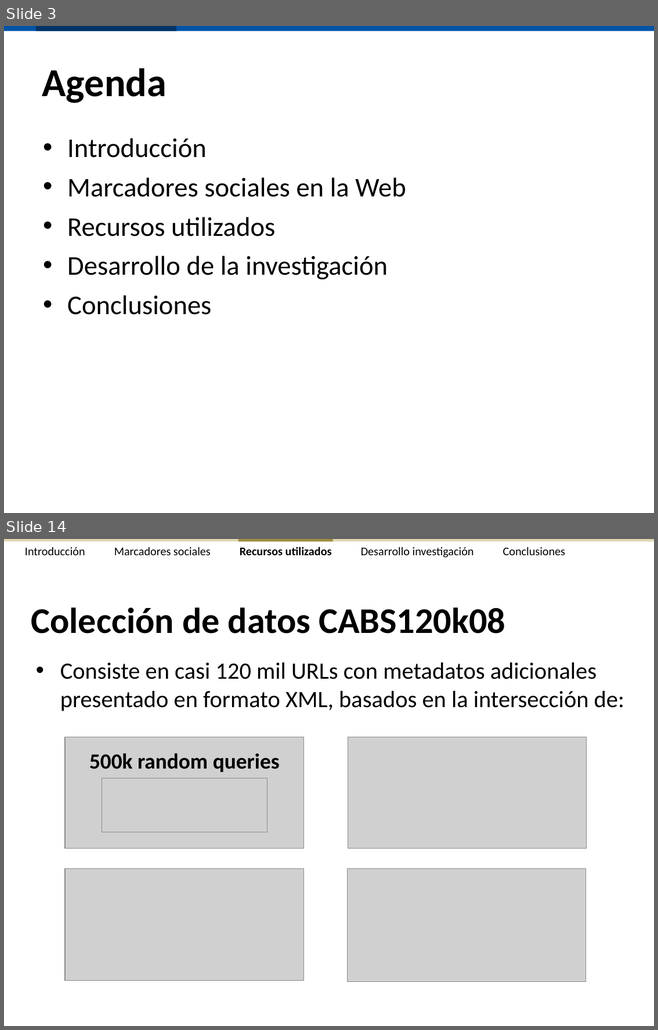
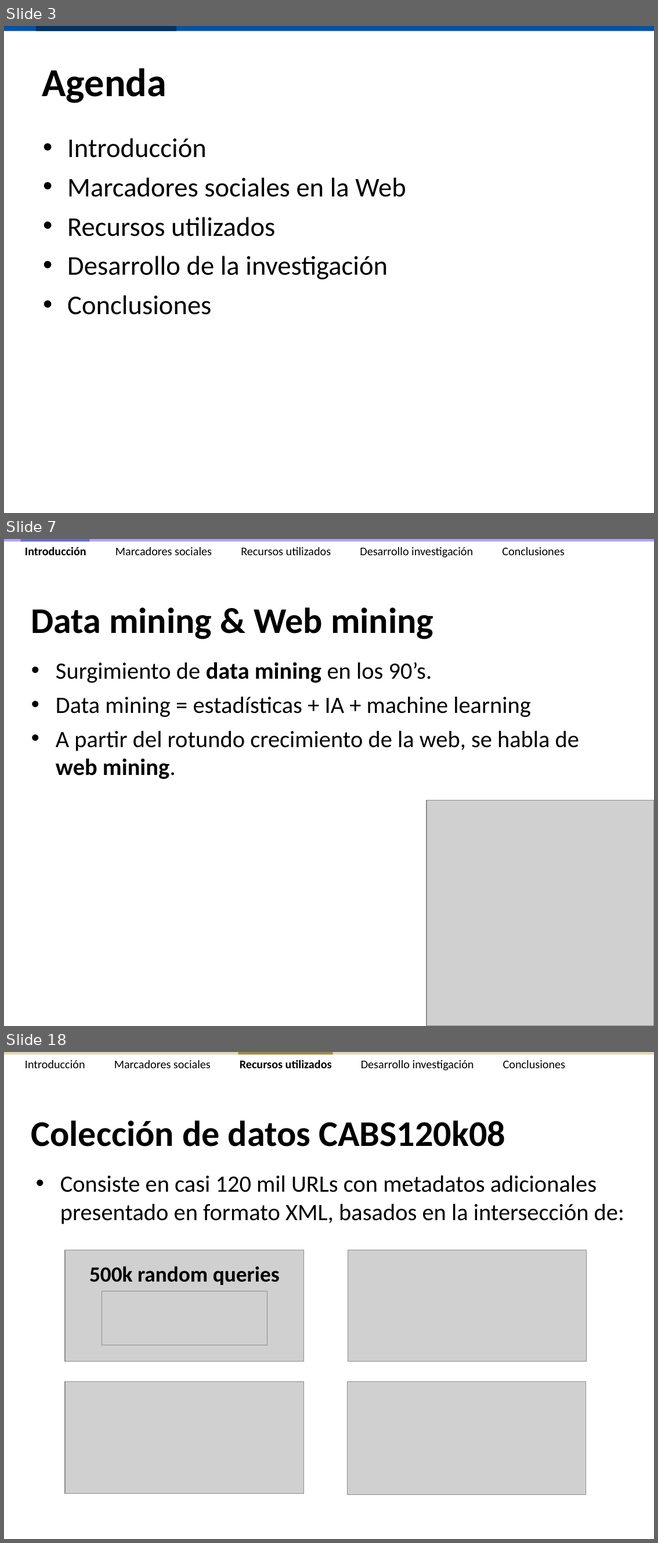
Before and after one commit to ak907kenai/nicotournetesis, a slide deck: docs_trunk/Presentación/Nicolás Tourné - Presentación Tesis (v2.4).ppt. Shown one above the other, each under a label of ours: slides 3 and 14 before the commit, slides 3, 7 and 18 after it; the slides between them are not shown. The pictures are 658x1030 and 658x1543 pixels, drawn with LibreOffice and Linux fonts; fonts in the diff are those of the drawing; grey boxes stand for pictures. Boxes give left, top, right and bottom in pixels: in the first picture for what was removed or moved away, otherwise in the second. Text is boxed around its words. In the diff, an @@ line names an element or a change of style, - is before the commit and + after.

```diff
--- a/docs_trunk/Presentación/Nicolás Tourné - Presentación Tesis (v2.4).ppt
+++ b/docs_trunk/Presentación/Nicolás Tourné - Presentación Tesis (v2.4).ppt
@@ slide 7 added at bbox=[4, 539, 654, 1026], background #FFFFFF @@
@@ rectangle added at bbox=[4, 539, 654, 541], fill #B2A2F8 @@
@@ rectangle added at bbox=[21, 539, 90, 541], fill #6B6BCF @@
@@ text added at bbox=[25, 547, 564, 558], 13 pt, text #000000 @@
+Introducción Marcadores sociales Recursos utilizados Desarrollo investigación Conclusiones
@@ title added at bbox=[31, 607, 433, 639], 40 pt, text #000000, bold @@
+Data mining & Web mining
@@ text added at bbox=[56, 662, 579, 779], 26 pt, text #000000 @@
+• Surgimiento de data mining en los 90’s.
+• Data mining = estadísticas + IA + machine learning
+• A partir del rotundo crecimiento de la web, se habla de
+  web mining.
@@ picture added at bbox=[426, 801, 654, 1026] @@
@@ what was slide 14 is now slide 18 @@
```
Also in this commit, not shown: 15 slides changed, 5 other slides added, 1 other file.
